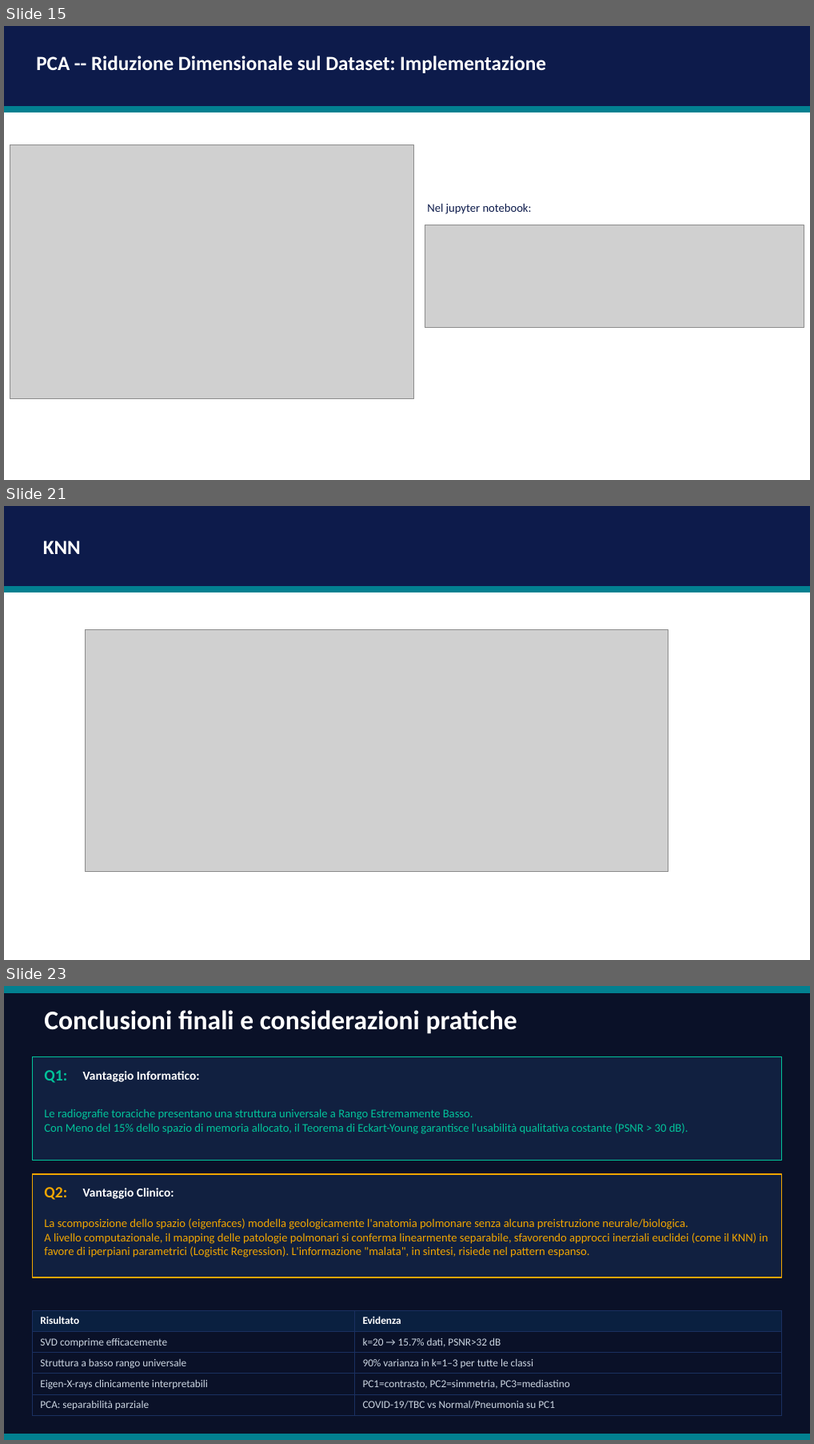
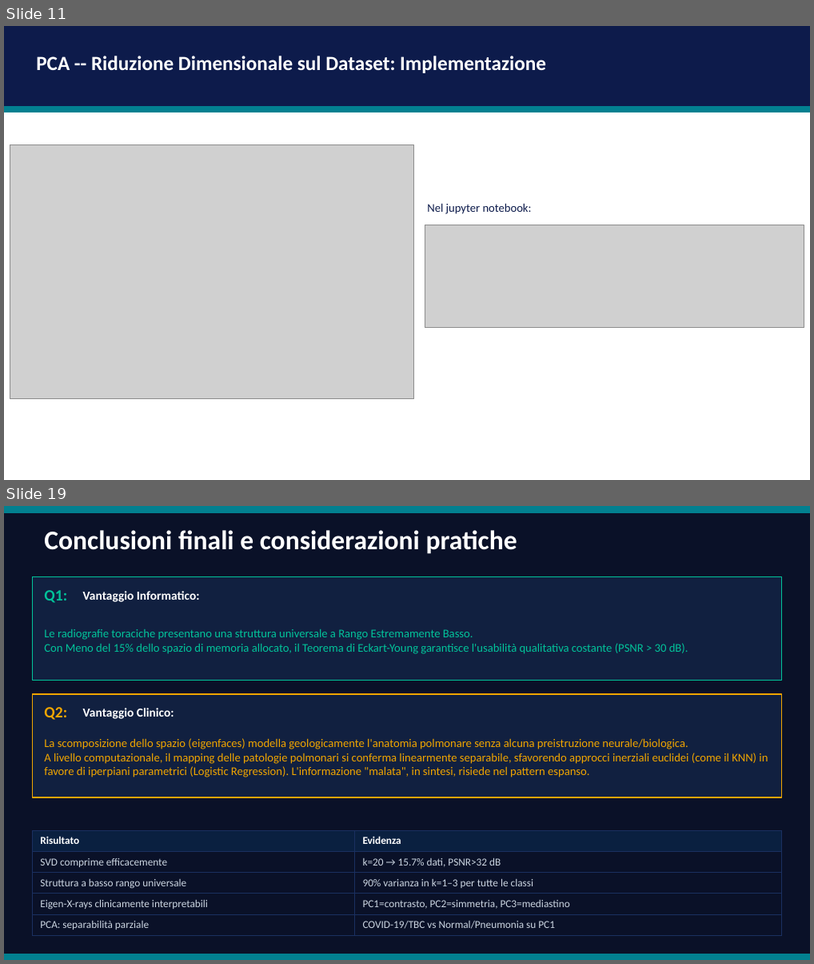
Before and after one commit to andreapatruno1/Image-Compression-and-Analysis, a slide deck: docs/SVD e PCA per l'analisi di immagini mediche.pptx. Shown one above the other, each under a label of ours: slides 15, 21 and 23 before the commit, slides 11 and 19 after it; the slides between them are not shown. The pictures are 814x1444 and 814x964 pixels, drawn with LibreOffice and Linux fonts; fonts in the diff are those of the drawing; grey boxes stand for pictures. Boxes give left, top, right and bottom in pixels: in the first picture for what was removed or moved away, otherwise in the second. Text is boxed around its words. In the diff, an @@ line names an element or a change of style, - is before the commit and + after.

```diff
--- a/docs/SVD e PCA per l'analisi di immagini mediche.pptx
+++ b/docs/SVD e PCA per l'analisi di immagini mediche.pptx
@@ slide 21 removed at box(4, 506, 810, 960), background #FFFFFF @@
@@ rectangle removed at box(4, 506, 810, 587) @@
@@ text removed at box(43, 540, 81, 554) @@
-KNN
@@ rectangle removed at box(4, 587, 810, 592) @@
@@ picture removed at box(86, 630, 669, 872) @@
@@ what was slide 15 is now slide 11 @@
@@ what was slide 23 is now slide 19 @@
```
Also in this commit, not shown: 12 slides changed, 1 slide added, 4 other slides removed, 21 other files.
